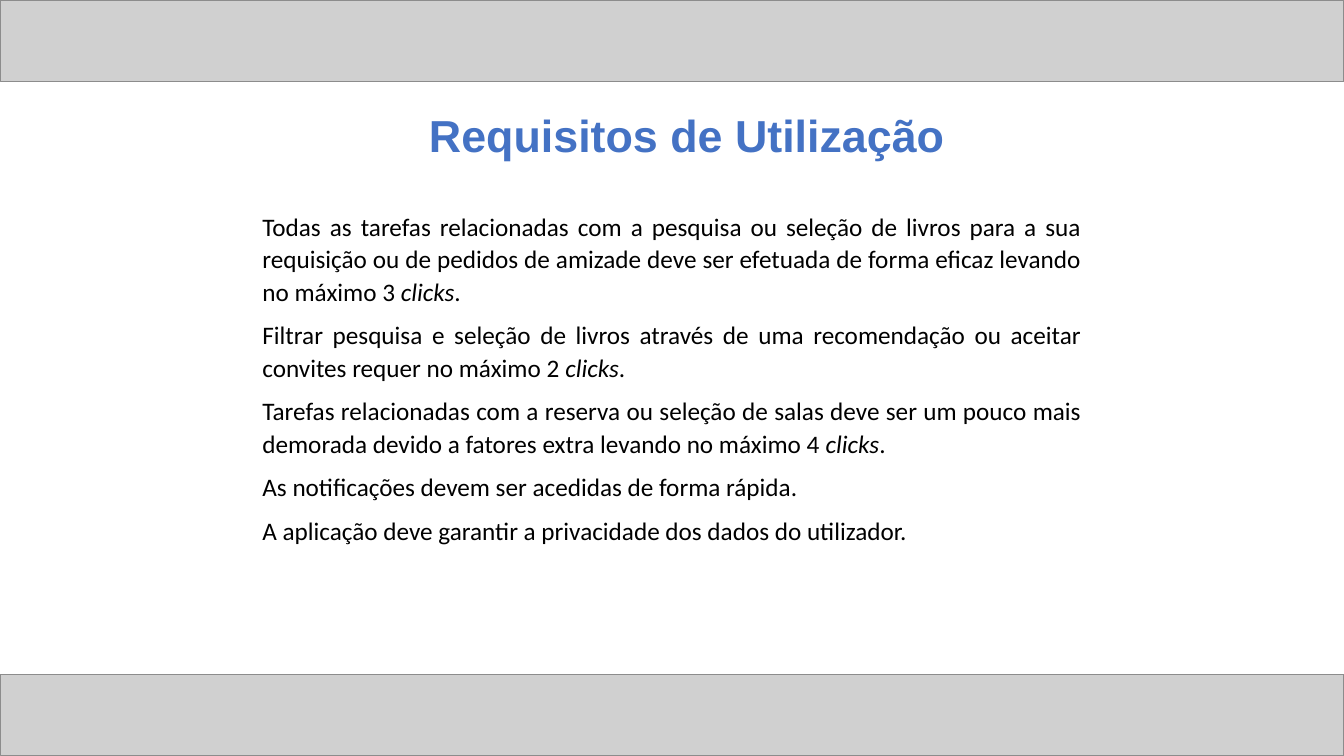
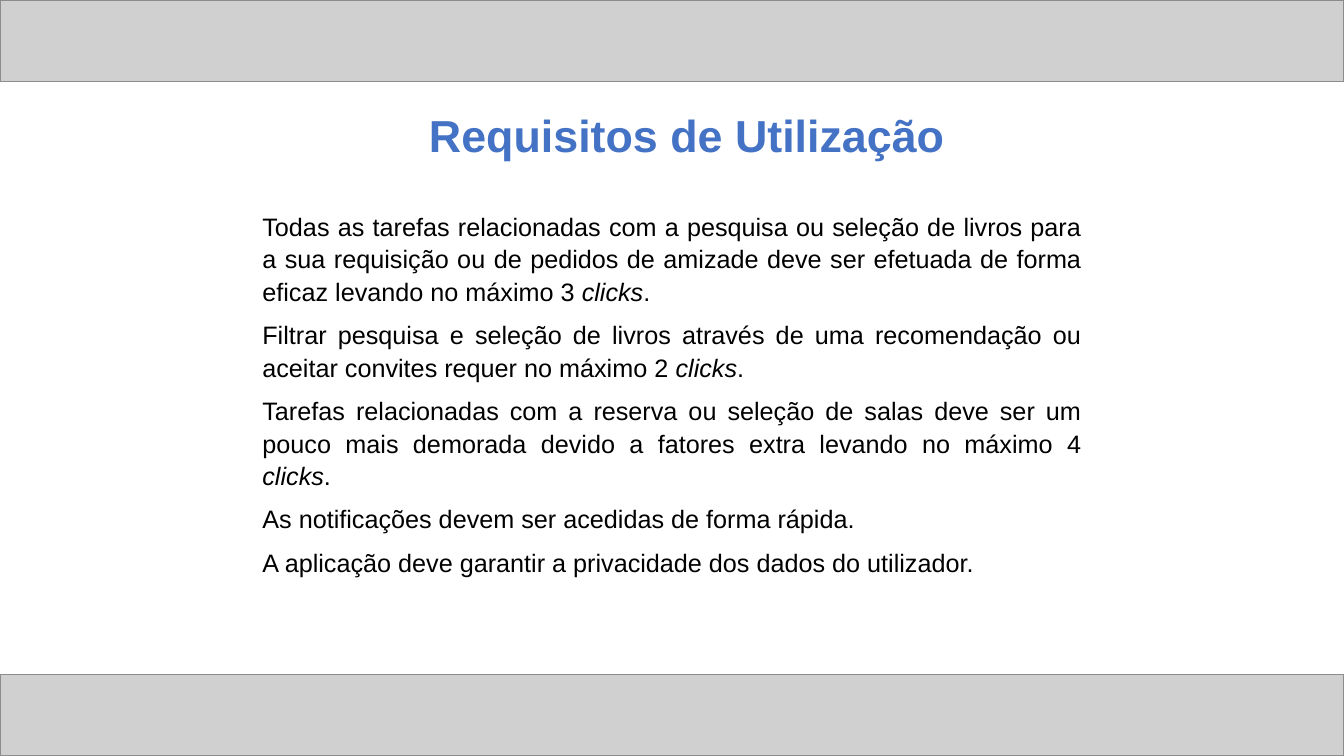
Before and after one commit to ICWeiner/FEUP-IPC, a slide deck: slide 9 of phase1/ipc.pptx. Drawn at 1344x756 pixels with LibreOffice and Linux fonts; fonts in the diff are those of the drawing; grey boxes stand for pictures. Boxes give left, top, right and bottom in pixels: in the first picture for what was removed or moved away, otherwise in the second. Text is boxed around its words. In the diff, an @@ line names an element or a change of style, - is before the commit and + after.

```diff
--- a/phase1/ipc.pptx
+++ b/phase1/ipc.pptx
@@ text "Todas as tarefas relacionadas com ..." at bbox=[262, 217, 1081, 578]: font Calibri to Arial @@
```
Also in this commit, not shown: 5 other slides changed.
